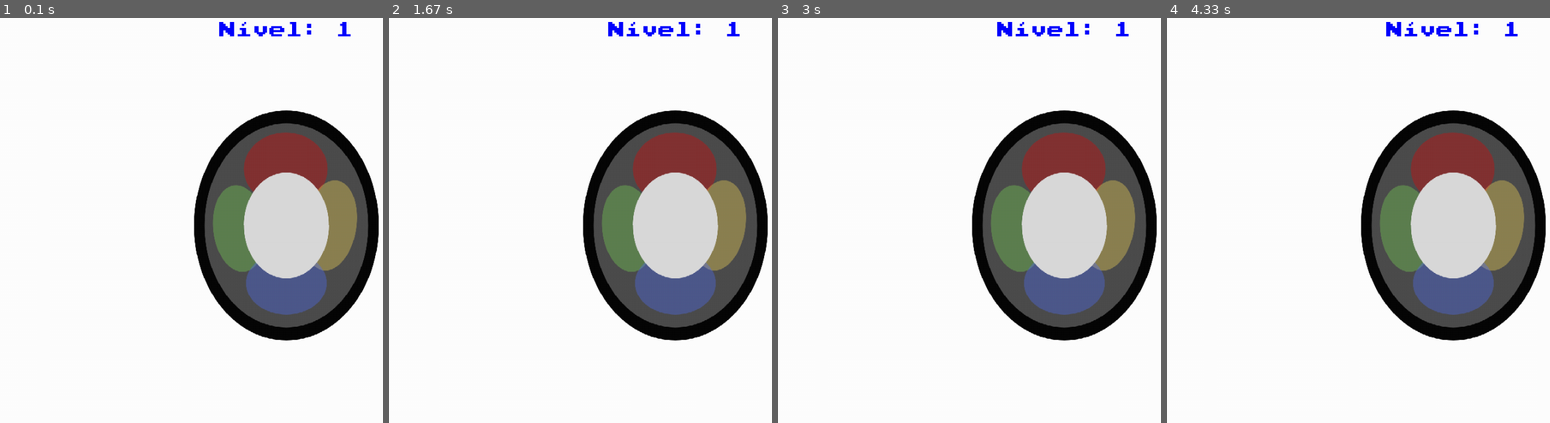
Above: before the commit, frames 1-4 (left to right).
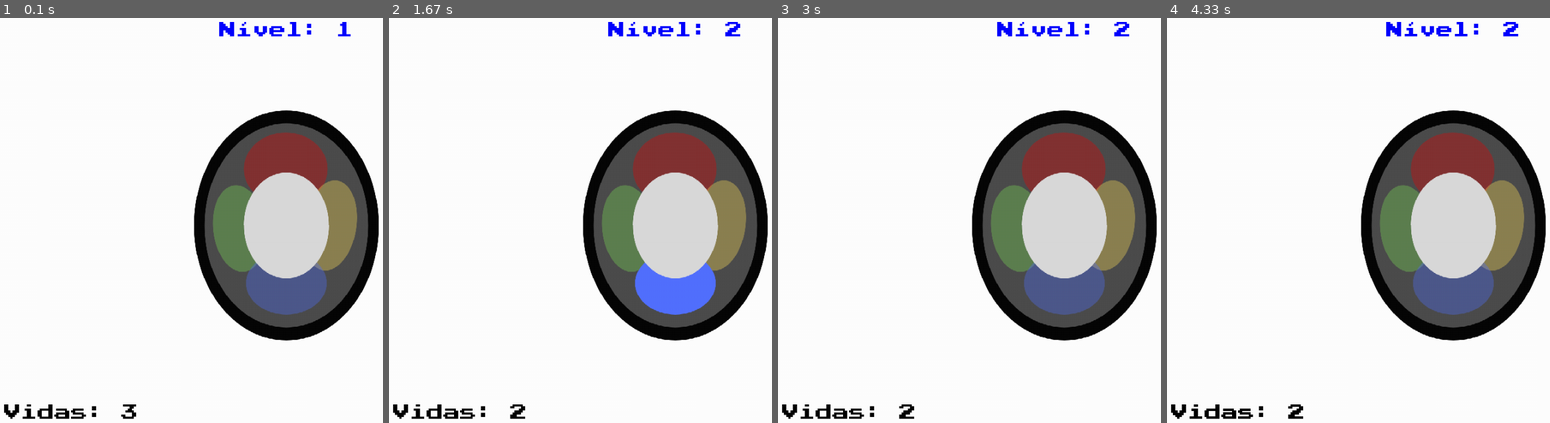
Above: after the commit, the same moments.

Repository: LuanaAbramoff/geniuspygame
Game: pygame game, started from j1.py
Two runs of this game, one before a commit and one after it. Both use one fixed random seed, a clock stepped at 60 frames per second and the inputs below.
Inputs:
- Up to frame 1 (0.1 s): no input
- Up to frame 2 (1.67 s): tap Enter at 0.33 s; hold Right 0.67-1.3 s
- Up to frame 3 (3 s): no input
- Up to frame 4 (4.33 s): no input

The runs differ from the first frame. In frame 1, 0.5% of the frame differs, in the area x 1-36%, y 95-100%; in frame 2, 2.5%, in the area x 1-92%, y 0-100%; in frame 3, 0.7%; in frame 4, 0.6%.

Commit message:
incluindo se errar

Diff:
--- a/j1.py
+++ b/j1.py
@@ -114,7 +114,8 @@
 
 game=True
 x = 1 # x indica o nível
-seq = sorteiasequencia(x)
+vidas=3
+seq = sorteiasequencia(x) #cria primeira sequencia
 
 botao_atual = 0 #caminhando dentro da sequencia criada
 animacao = Animacao(assets, seq) #cria uma animacao
@@ -139,6 +140,21 @@
             elif seq[botao_atual]==4 and event.key == pygame.K_LEFT:
                 botao_atual += 1
                 print('ESQUERDA')
+            else: # se a pessoa erra alguma tecla
+                vidas-=1
+                if vidas==0:
+                    game=False
+                    #fazer animacao para comecar tudo de novo
+                assets['som de perdeu'].play()
+                botao_atual=0
+                animacao.kill()
+                x=1 #volta para o início
+                seq = sorteiasequencia(x)
+                animacao=Animacao(assets,seq)
+                all_sprites.add(animacao)
+
+                break
+
             if botao_atual == len(seq):
                 x += 1 # passa para o proximo nivel
                 seq = sorteiasequencia(x) #nova sequencia
@@ -147,12 +163,18 @@
                 all_sprites.add(animacao)
                 botao_atual = 0
 
+
+
     all_sprites.update()
     all_sprites.draw(surf)
     text_surface = assets['nivel_fonte'].render('Nível: {0}'.format(x), True, (0, 0, 255))#mostra o nível na tela
     text_rect = text_surface.get_rect()
     text_rect.midtop = (largura / 2,  10)
     surf.blit(text_surface, text_rect)
+    text_surface2 = assets['nivel_fonte'].render('Vidas: {0}'.format(vidas), True, (0, 0, 0))#mostra as vidas na tela
+    text_rect = text_surface.get_rect()
+    text_rect.midtop = (140,  altura-50)
+    surf.blit(text_surface2, text_rect)
     pygame.display.update()
 
 
